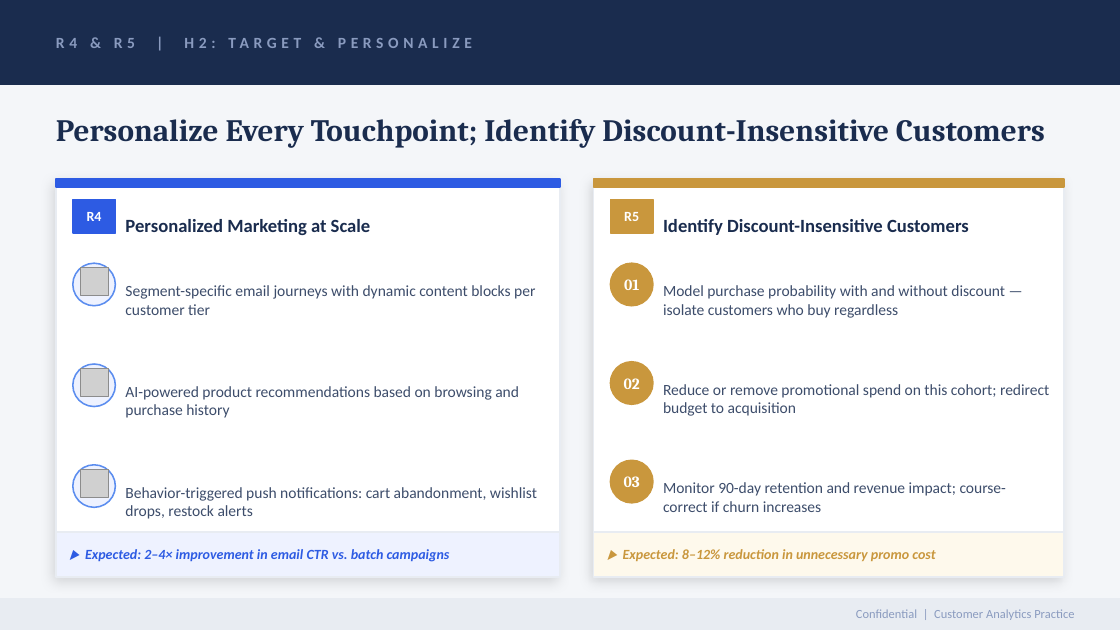
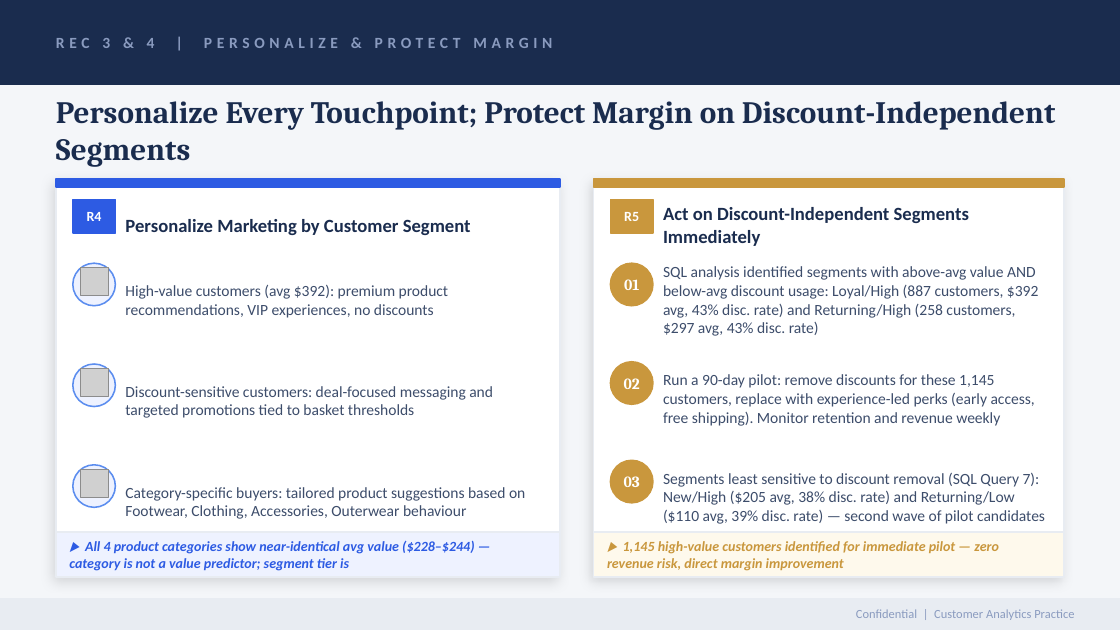
Before and after one commit to muthii-10/discount-targeting-analysis, a slide deck: slide 7 of customer_segmentation_mckinsey.pptx. Drawn at 1120x630 pixels with LibreOffice and Linux fonts; fonts in the diff are those of the drawing; grey boxes stand for pictures. Boxes give left, top, right and bottom in pixels: in the first picture for what was removed or moved away, otherwise in the second. Text is boxed around its words. In the diff, an @@ line names an element or a change of style, - is before the commit and + after.

Commit message:
docs: update PPTX and README to match dashboard insights and live deployment
customer_segmentation_mckinsey.pptx:
- Slide 4: renamed to 'Key Findings & Recommendations', all 3 columns updated
  with actual SQL findings (discount rates, segment counts, SQL query refs)
- Slide 5: all bullets rewritten with real data — 887 Loyal/High customers,
  segment counts per tier, precise discount rates from SQL queries 1 & 3
- Slide 6: Bronze/Silver/Gold → New/Returning/Loyal with actual customer counts
  (424/755/2,721) and avg values (42/02/68), perks grounded in project recs
- Slide 7: content updated with actual SQL query 4 & 7 findings — specific
  segment stats, 90-day pilot logic, second-wave candidate identification
- Slide 8: updated to match 5 project recommendations — value-based incentives,
  live Streamlit dashboard details, Pilot→Simulate→Scale next steps
- Slide 9: KPIs updated to actual data — 1,145 discount-independent customers,
  44% loyal discount rate, 3,900 total customers, 30-day pilot launch target

README.md:
- Added live dashboard section with Streamlit badge and URL
- Listed all 5 dashboard KPIs and 8 interactive sections
- Expanded Key Insights with precise data points from SQL analysis
- Replaced generic recommendations with 5 named, data-grounded recommendations
  matching PPTX slides 5-8 and dashboard insight callouts exactly
- Updated Next Steps to reflect pilot, simulation, and dashboard extension
- Updated Tools & Technologies to include Streamlit, fix Notebooks typo

```diff
--- a/customer_segmentation_mckinsey.pptx
+++ b/customer_segmentation_mckinsey.pptx
@@ text at bbox=[56, 38, 552, 48]: text changed @@
-R4 & R5 | H2: TARGET & PERSONALIZE
+REC 3 & 4 | PERSONALIZE & PROTECT MARGIN
@@ text at bbox=[56, 101, 1055, 167]: text changed @@
-Personalize Every Touchpoint; Identify Discount-Insensitive Customers
+Personalize Every Touchpoint; Protect Margin on Discount-Independent Segments
@@ text at bbox=[663, 207, 969, 246]: text changed @@
-Identify Discount-Insensitive Customers
+Act on Discount-Independent Segments Immediately
@@ text at bbox=[125, 219, 471, 235]: text changed @@
-Personalized Marketing at Scale
+Personalize Marketing by Customer Segment
@@ text at bbox=[663, 266, 1038, 336]: text changed @@
-Model purchase probability with and without discount — isolate customers who buy regardless
+SQL analysis identified segments with above-avg value AND below-avg discount usage: Loyal/High (887 customers, $392 avg, 43% disc. rate) and Returning/High (258 customers, $297 avg, 43% disc. rate)
@@ text at bbox=[125, 285, 449, 318]: text changed @@
-Segment-specific email journeys with dynamic content blocks per customer tier
+High-value customers (avg $392): premium product recommendations, VIP experiences, no discounts
@@ text at bbox=[125, 386, 493, 418]: text changed @@
-AI-powered product recommendations based on browsing and purchase history
+Discount-sensitive customers: deal-focused messaging and targeted promotions tied to basket thresholds
@@ text at bbox=[663, 374, 1035, 426]: text changed @@
-Reduce or remove promotional spend on this cohort; redirect budget to acquisition
+Run a 90-day pilot: remove discounts for these 1,145 customers, replace with experience-led perks (early access, free shipping). Monitor retention and revenue weekly
@@ text at bbox=[663, 473, 1045, 524]: text changed @@
-Monitor 90-day retention and revenue impact; course-correct if churn increases
+Segments least sensitive to discount removal (SQL Query 7): New/High ($205 avg, 38% disc. rate) and Returning/Low ($110 avg, 39% disc. rate) — second wave of pilot candidates
@@ text at bbox=[125, 487, 525, 519]: text changed @@
-Behavior-triggered push notifications: cart abandonment, wishlist drops, restock alerts
+Category-specific buyers: tailored product suggestions based on Footwear, Clothing, Accessories, Outerwear behaviour
@@ text at bbox=[69, 541, 474, 571]: text changed @@
-▶ Expected: 2–4× improvement in email CTR vs. batch campaigns
+▶ All 4 product categories show near-identical avg value ($228–$244) — category is not a value predictor; segment tier is
@@ text at bbox=[607, 541, 999, 571]: text changed @@
-▶ Expected: 8–12% reduction in unnecessary promo cost
+▶ 1,145 high-value customers identified for immediate pilot — zero revenue risk, direct margin improvement
```
Also in this commit, not shown: 4 other slides changed, 1 slide added, 1 slide removed, 1 other file.
